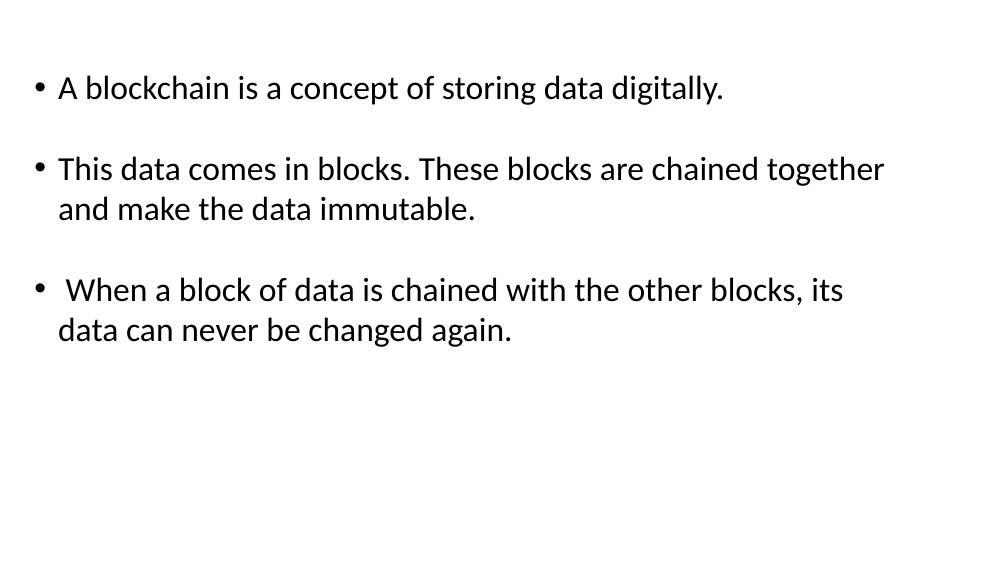
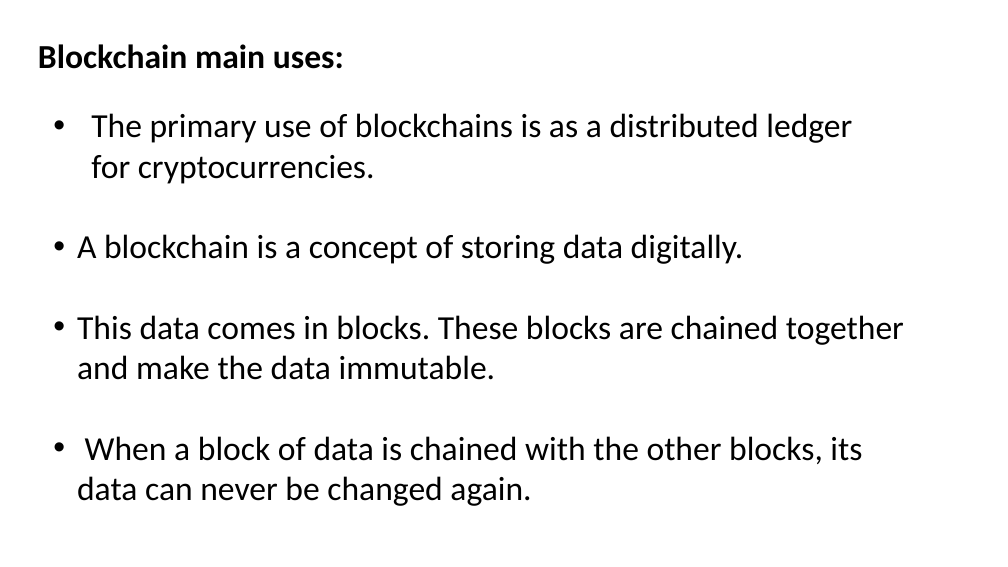
Before and after one commit to GirishDondapati/AicumenProject, a slide deck: slide 7 of Documents/Blockchain Presentation.pptx (slide 4 before the commit). Drawn at 1008x567 pixels with LibreOffice and Linux fonts; fonts in the diff are those of the drawing. Boxes give left, top, right and bottom in pixels: in the first picture for what was removed or moved away, otherwise in the second. Text is boxed around its words. In the diff, an @@ line names an element or a change of style, - is before the commit and + after.

Commit message:
blockchain final PPT

```diff
--- a/Documents/Blockchain Presentation.pptx
+++ b/Documents/Blockchain Presentation.pptx
@@ text added at (38,44,344,69), 32 pt, text #000000, bold @@
+Blockchain main uses:
@@ text "The primary use of blockchains ...": place and size @@
-text "The primary use of blockchains ..." at (58,75,885,347)
+text "The primary use of blockchains ..." at (77,113,904,506)
@@ text at (91,113,852,184): paragraph added @@
+• The primary use of blockchains is as a distributed ledger for cryptocurrencies.
```
Also in this commit, not shown: 1 other slide changed, 4 slides added.
